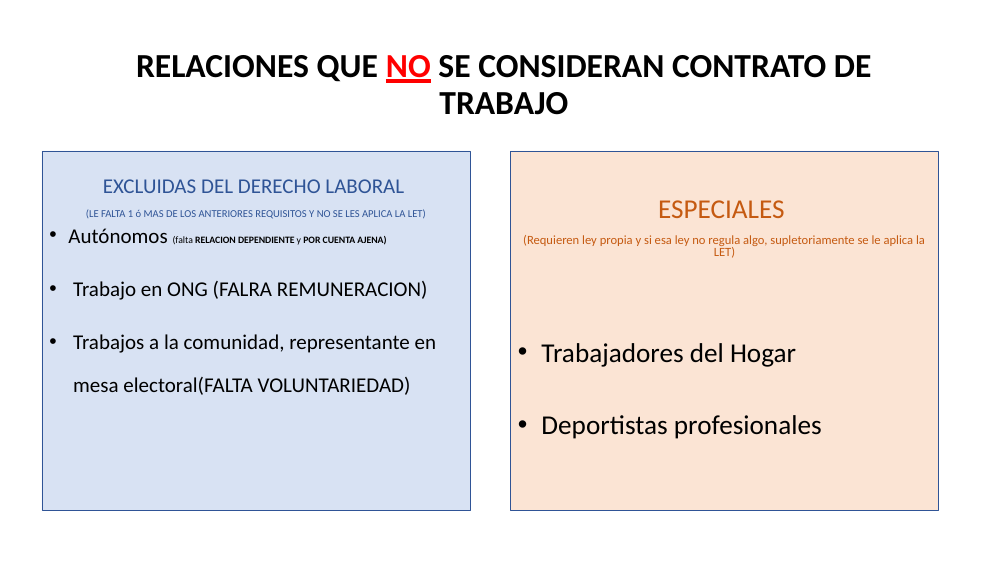
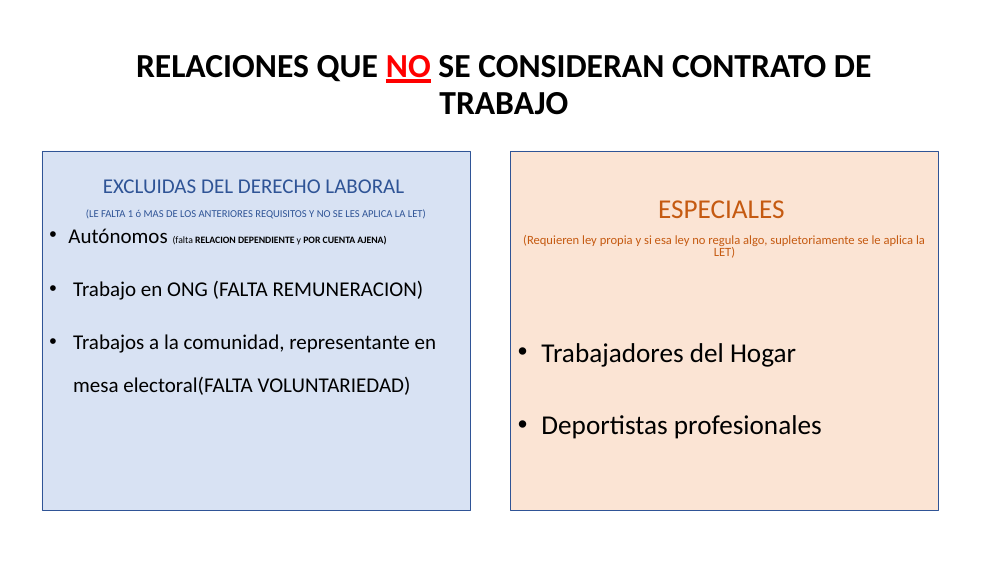
Before and after one commit to DiMaPaGa/daw1, a slide deck: slide 6 of PROGRAMACION/FOL/TEMA 1 FOL ALUMNOS.pptx. Drawn at 1008x567 pixels with LibreOffice and Linux fonts; fonts in the diff are those of the drawing. Boxes give left, top, right and bottom in pixels: in the first picture for what was removed or moved away, otherwise in the second. Text is boxed around its words. In the diff, an @@ line names an element or a change of style, - is before the commit and + after.

```diff
--- a/PROGRAMACION/FOL/TEMA 1 FOL ALUMNOS.pptx
+++ b/PROGRAMACION/FOL/TEMA 1 FOL ALUMNOS.pptx
@@ text at bbox=[73, 281, 424, 300]: text changed @@
-• Trabajo en ONG (FALRA REMUNERACION)
+• Trabajo en ONG (FALTA REMUNERACION)
```
Also in this commit, not shown: 5 other files.
